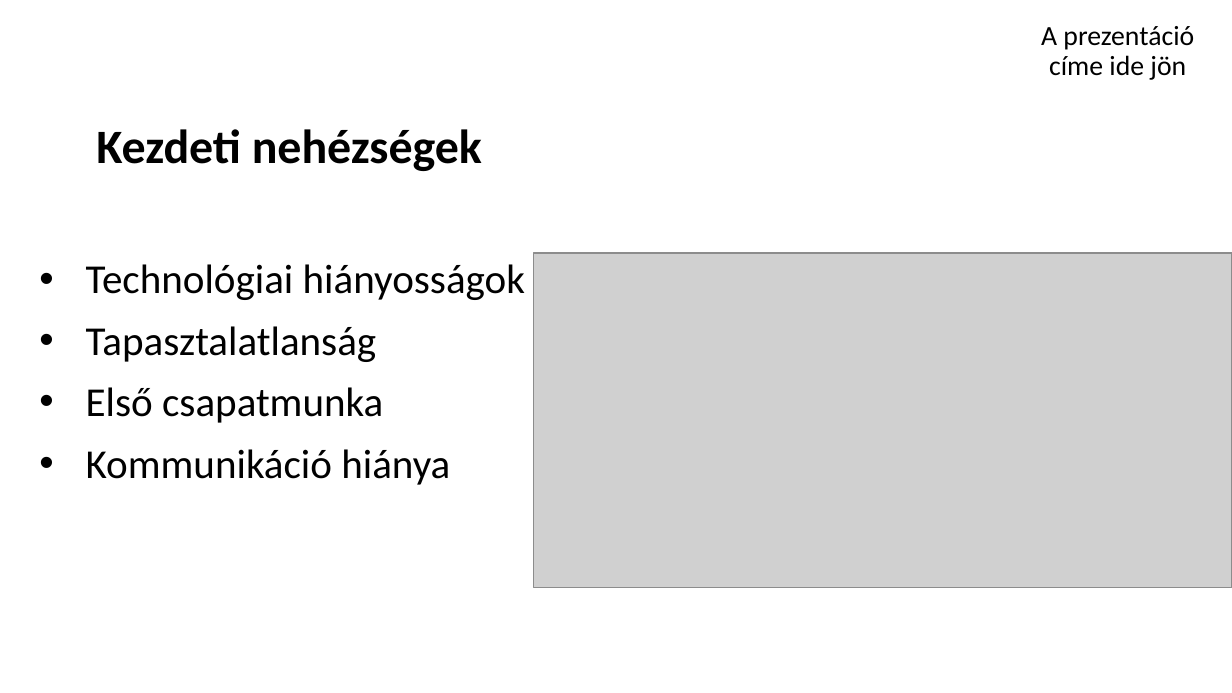
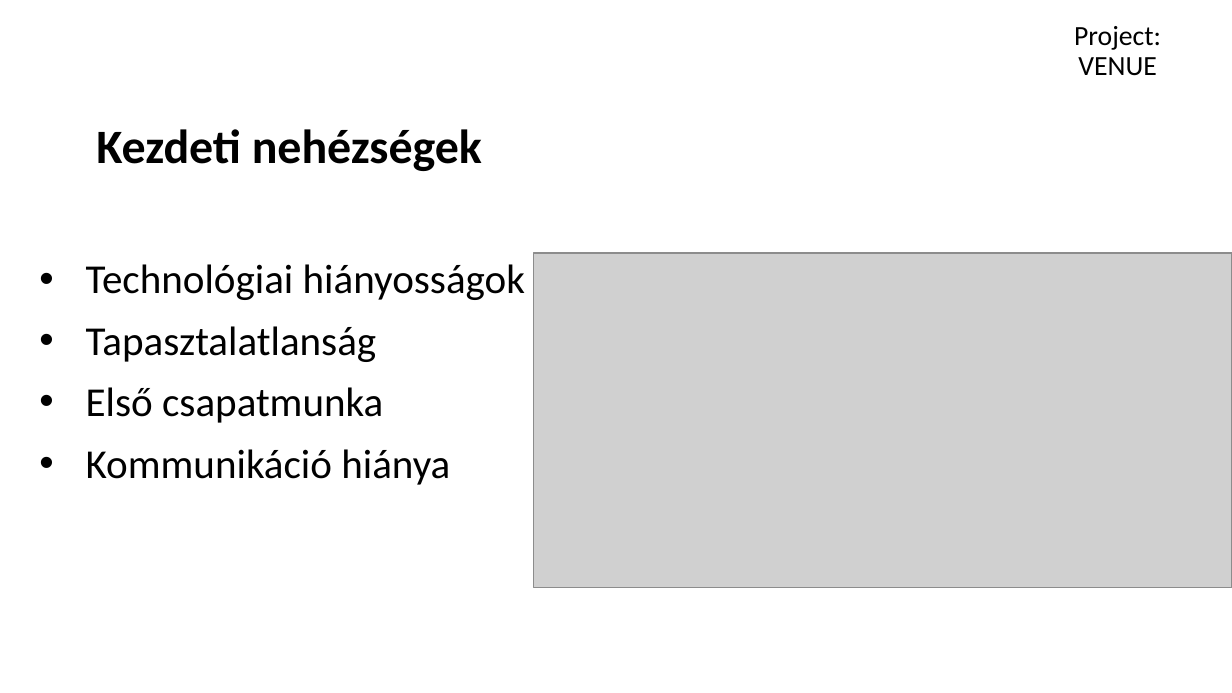
Before and after one commit to schonherz-java-ee-2016-summer/project, a slide deck: slide 3 of presentations/venue/nagykeri_bence/nagykeri_bence_prezi.pptx. Drawn at 1232x693 pixels with LibreOffice and Linux fonts; fonts in the diff are those of the drawing; grey boxes stand for pictures; background and template pictures are left out. Boxes give left, top, right and bottom in pixels: in the first picture for what was removed or moved away, otherwise in the second. Text is boxed around its words. In the diff, an @@ line names an element or a change of style, - is before the commit and + after.

```diff
--- a/presentations/venue/nagykeri_bence/nagykeri_bence_prezi.pptx
+++ b/presentations/venue/nagykeri_bence/nagykeri_bence_prezi.pptx
@@ title at (1074,26,1161,76): text changed @@
-A prezentáció címe ide jön
+Project:
+VENUE
```
Also in this commit, not shown: 7 other slides changed.
